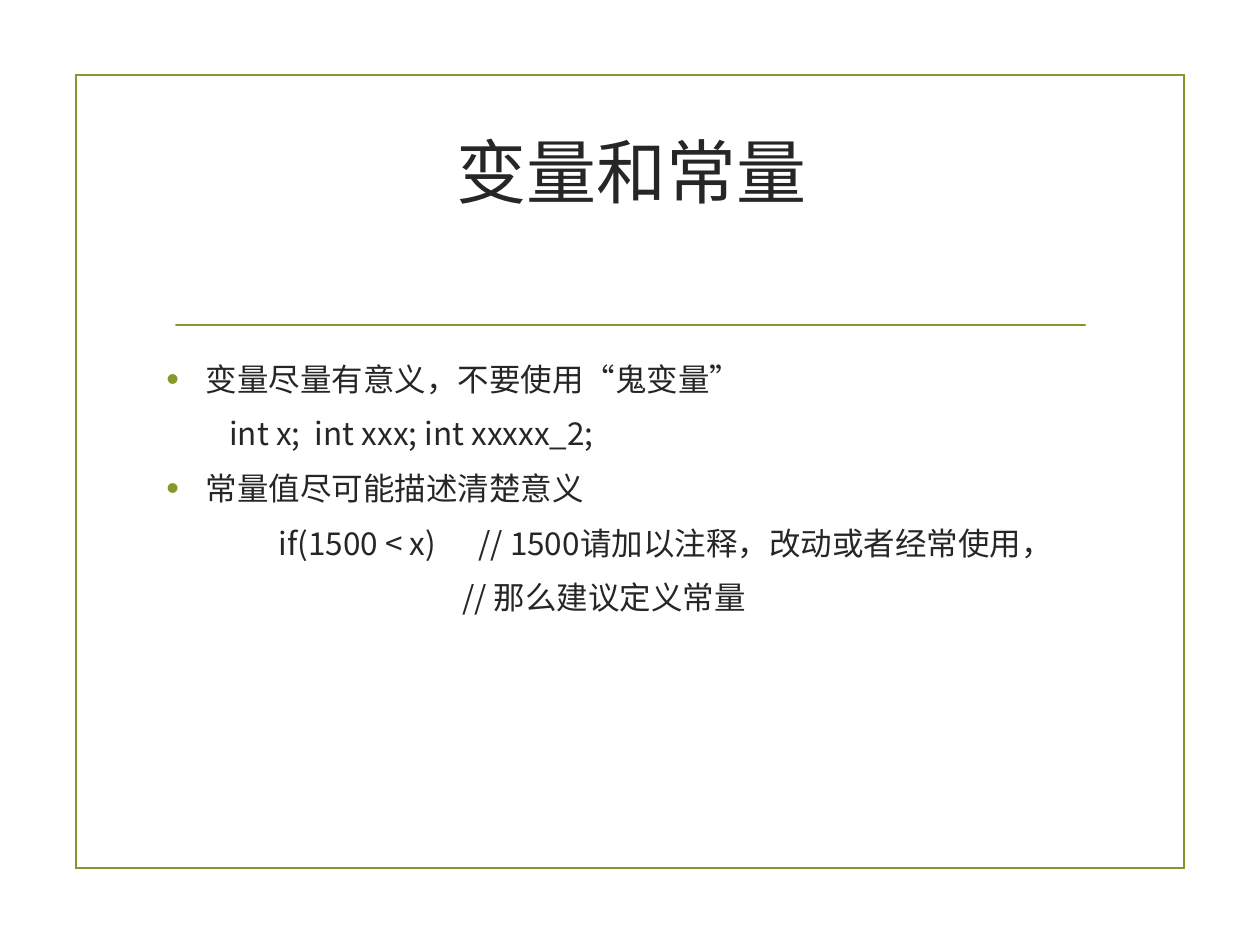
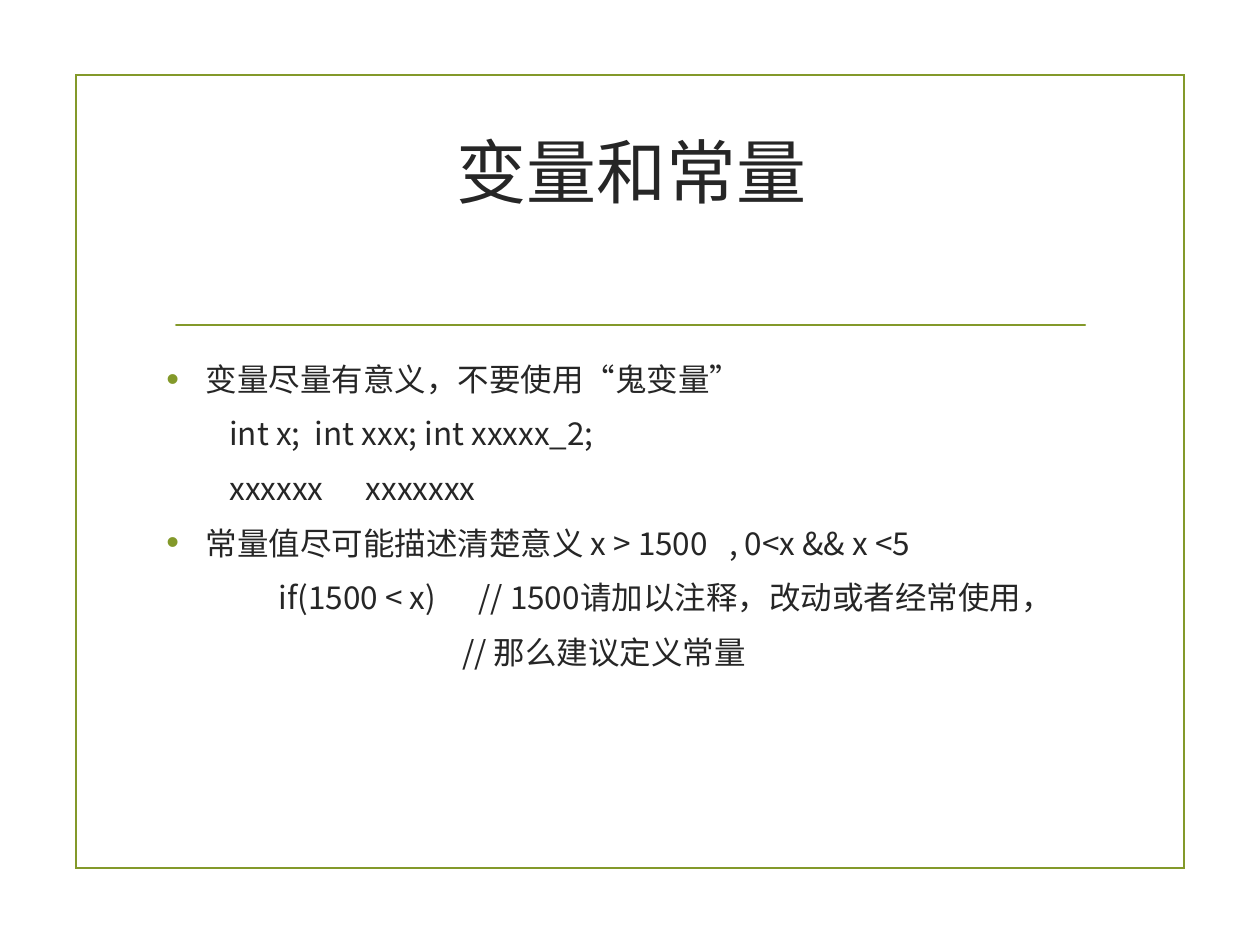
Before and after one commit to zuoshenghuang/curriculum, a slide deck: slide 15 of software/Ch_3_rules_demo.pptx. Drawn at 1260x945 pixels with LibreOffice and Linux fonts; fonts in the diff are those of the drawing; background and template pictures are left out. Boxes give left, top, right and bottom in pixels: in the first picture for what was removed or moved away, otherwise in the second. Text is boxed around its words. In the diff, an @@ line names an element or a change of style, - is before the commit and + after.

```diff
--- a/software/Ch_3_rules_demo.pptx
+++ b/software/Ch_3_rules_demo.pptx
@@ text at (206,483,910,558): text changed @@
-• 常量值尽可能描述清楚意义
+xxxxxx xxxxxxx
+• 常量值尽可能描述清楚意义 x > 1500 , 0<x && x <5
```
Also in this commit, not shown: 15 other slides changed, 1 slide added, 1 slide removed, 1 other file.
